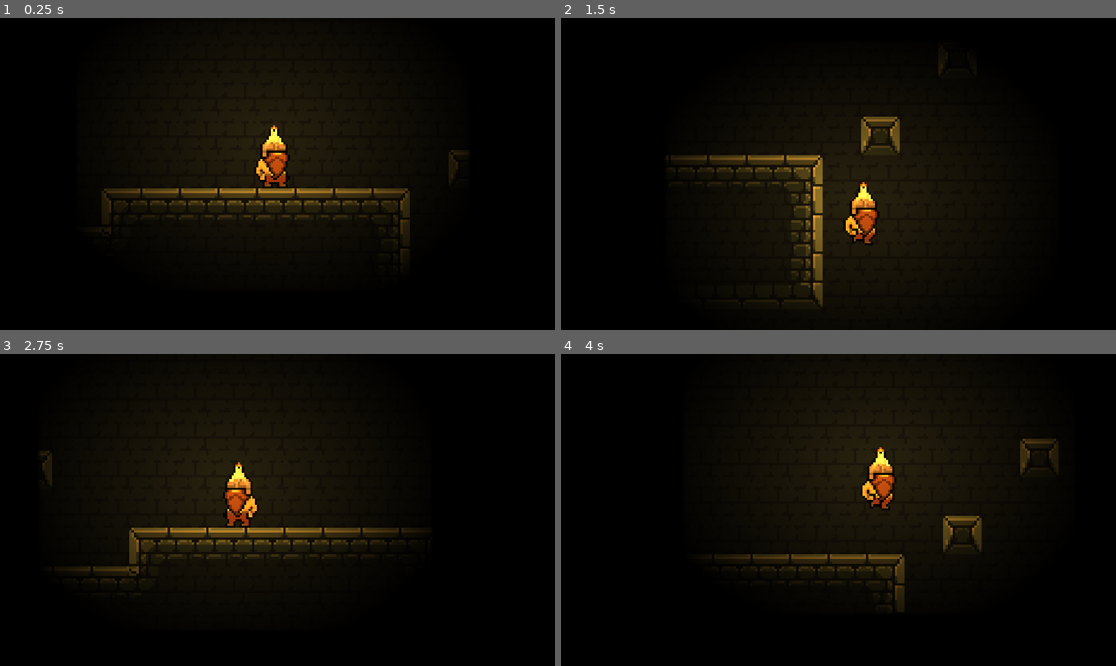
Above: before the commit, frames 1-4 (two rows, left to right).
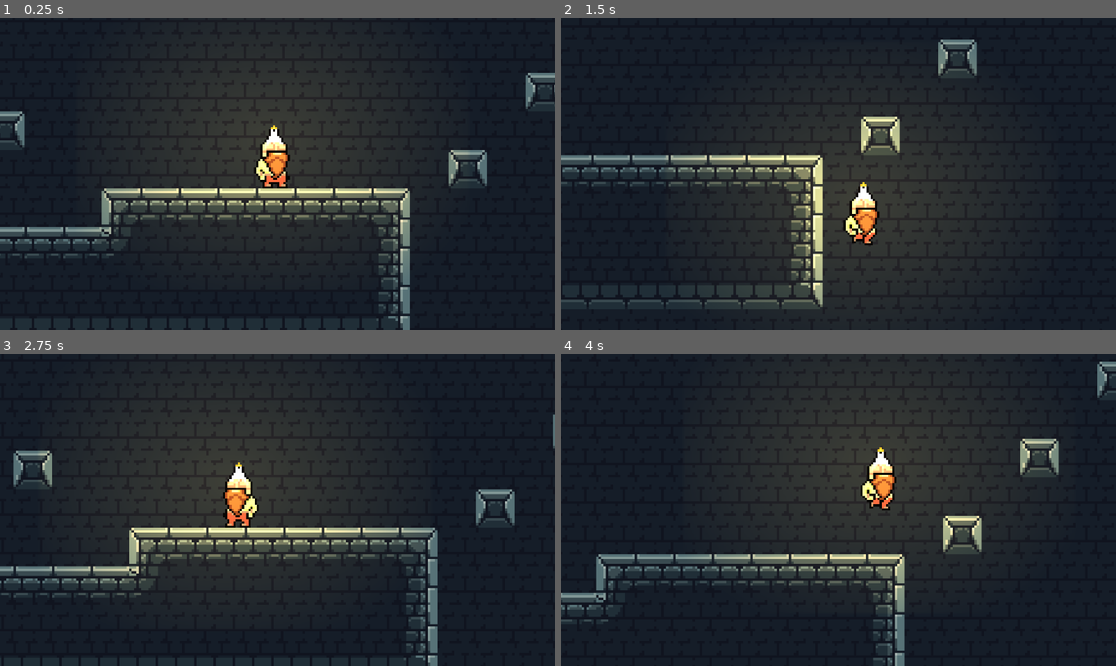
Above: after the commit, the same moments.

Repository: RonanKunkel/nmed_3310_final
Game: Godot game, scene res://scenes/game.tscn
Same seed, same stepped clock (60 frames per second), same inputs: the game is played once before the commit and once after it.
Inputs:
- Up to frame 1 (0.25 s): no input
- Up to frame 2 (1.5 s): tap Enter (ui_accept) at 0.5, 0.77 s; hold Right (ui_right) from 0.53 s (still down)
- Up to frame 3 (2.75 s): tap Enter (ui_accept) at 1.52 s; release Right (ui_right) at 2.03 s; hold Left (ui_left) from 2.03 s (still down)
- Up to frame 4 (4 s): release Left (ui_left) at 2.78 s; hold Right (ui_right) from 2.78 s (still down); tap Enter (ui_accept) at 3.02, 3.77 s

The runs differ from the first frame. In frame 1, 100% of the frame differs, in the area x 0-100%, y 0-100%; in frame 2, 100%; in frame 3, 100%; in frame 4, 100%.

Commit message:
Spike testing

Diff:
--- a/test/scenes/game.tscn
+++ b/test/scenes/game.tscn
@@ -2,6 +2,7 @@
 
 [ext_resource type="Texture2D" uid="uid://eulh2r37hioe" path="res://assets/tilesets/Terrain.png" id="1_lbhrr"]
 [ext_resource type="PackedScene" uid="uid://cgjj2bmatef67" path="res://scenes/player.tscn" id="1_uwrxv"]
+[ext_resource type="Texture2D" uid="uid://calpko210rcse" path="res://assets/sprites/Spike.png" id="2_lbhrr"]
 [ext_resource type="PackedScene" uid="uid://epkpjx4nmts8" path="res://scenes/platform.tscn" id="3_lnu2h"]
 
 [sub_resource type="TileSetAtlasSource" id="TileSetAtlasSource_lnu2h"]
@@ -242,6 +243,124 @@
 [sub_resource type="TileSet" id="TileSet_lbhrr"]
 physics_layer_0/collision_layer = 1
 sources/0 = SubResource("TileSetAtlasSource_lnu2h")
+
+[sub_resource type="AtlasTexture" id="AtlasTexture_iywne"]
+atlas = ExtResource("2_lbhrr")
+region = Rect2(0, 0, 32, 32)
+
+[sub_resource type="AtlasTexture" id="AtlasTexture_p57ef"]
+atlas = ExtResource("2_lbhrr")
+region = Rect2(32, 0, 32, 32)
+
+[sub_resource type="AtlasTexture" id="AtlasTexture_u5sy4"]
+atlas = ExtResource("2_lbhrr")
+region = Rect2(64, 0, 32, 32)
+
+[sub_resource type="AtlasTexture" id="AtlasTexture_gee14"]
+atlas = ExtResource("2_lbhrr")
+region = Rect2(96, 0, 32, 32)
+
+[sub_resource type="AtlasTexture" id="AtlasTexture_0tnpc"]
+atlas = ExtResource("2_lbhrr")
+region = Rect2(128, 0, 32, 32)
+
+[sub_resource type="AtlasTexture" id="AtlasTexture_vtaks"]
+atlas = ExtResource("2_lbhrr")
+region = Rect2(160, 0, 32, 32)
+
+[sub_resource type="AtlasTexture" id="AtlasTexture_kvpfn"]
+atlas = ExtResource("2_lbhrr")
+region = Rect2(128, 0, 32, 32)
+
+[sub_resource type="AtlasTexture" id="AtlasTexture_dinhu"]
+atlas = ExtResource("2_lbhrr")
+region = Rect2(96, 0, 32, 32)
+
+[sub_resource type="AtlasTexture" id="AtlasTexture_kvuet"]
+atlas = ExtResource("2_lbhrr")
+region = Rect2(64, 0, 32, 32)
+
+[sub_resource type="AtlasTexture" id="AtlasTexture_trtic"]
+atlas = ExtResource("2_lbhrr")
+region = Rect2(32, 0, 32, 32)
+
+[sub_resource type="SpriteFrames" id="SpriteFrames_ir15t"]
+animations = [{
+"frames": [{
+"duration": 30.0,
+"texture": SubResource("AtlasTexture_iywne")
+}, {
+"duration": 0.5,
+"texture": SubResource("AtlasTexture_p57ef")
+}, {
+"duration": 0.5,
+"texture": SubResource("AtlasTexture_u5sy4")
+}, {
+"duration": 0.5,
+"texture": SubResource("AtlasTexture_gee14")
+}, {
+"duration": 0.5,
+"texture": SubResource("AtlasTexture_0tnpc")
+}, {
+"duration": 20.0,
+"texture": SubResource("AtlasTexture_vtaks")
+}, {
+"duration": 0.5,
+"texture": SubResource("AtlasTexture_kvpfn")
+}, {
+"duration": 0.5,
+"texture": SubResource("AtlasTexture_dinhu")
+}, {
+"duration": 0.5,
+"texture": SubResource("AtlasTexture_kvuet")
+}, {
+"duration": 0.5,
+"texture": SubResource("AtlasTexture_trtic")
+}],
+"loop": true,
+"name": &"Spike Type Shit",
+"speed": 15.0
+}]
+
+[sub_resource type="RectangleShape2D" id="RectangleShape2D_lbhrr"]
+size = Vector2(32, 5.5)
+
+[sub_resource type="Animation" id="Animation_iywne"]
+length = 0.001
+tracks/0/type = "value"
+tracks/0/imported = false
+tracks/0/enabled = true
+tracks/0/path = NodePath(".:position")
+tracks/0/interp = 1
+tracks/0/loop_wrap = true
+tracks/0/keys = {
+"times": PackedFloat32Array(0),
+"transitions": PackedFloat32Array(1),
+"update": 0,
+"values": [Vector2(0, 20)]
+}
+
+[sub_resource type="Animation" id="Animation_p57ef"]
+resource_name = "Spike Kill Box"
+length = 5.0
+tracks/0/type = "value"
+tracks/0/imported = false
+tracks/0/enabled = true
+tracks/0/path = NodePath(".:position")
+tracks/0/interp = 1
+tracks/0/loop_wrap = true
+tracks/0/keys = {
+"times": PackedFloat32Array(0, 5),
+"transitions": PackedFloat32Array(1, 1),
+"update": 0,
+"values": [Vector2(0, 20), Vector2(0, -13)]
+}
+
+[sub_resource type="AnimationLibrary" id="AnimationLibrary_u5sy4"]
+_data = {
+&"RESET": SubResource("Animation_iywne"),
+&"Spike Kill Box": SubResource("Animation_p57ef")
+}
 
 [sub_resource type="Gradient" id="Gradient_lnu2h"]
 colors = PackedColorArray(1, 1, 1, 1, 0, 0, 0, 1)
@@ -3380,6 +3499,21 @@
 format = 2
 layer_0/tile_data = PackedInt32Array(65534, 0, 0, 65535, 65536, 0, 0, 65536, 0, 1, 65536, 0, 2, 65536, 0, 3, 65536, 0,  …(13401 unchanged characters)…
 
+[node name="Spike Trap" type="AnimatedSprite2D" parent="TileMap" unique_id=526565003]
+position = Vector2(0, -16)
+sprite_frames = SubResource("SpriteFrames_ir15t")
+animation = &"Spike Type Shit"
+frame_progress = 0.31470853
+
+[node name="Area2D" type="Area2D" parent="TileMap/Spike Trap" unique_id=450443660]
+
+[node name="CollisionShape2D" type="CollisionShape2D" parent="TileMap/Spike Trap/Area2D" unique_id=959712584]
+position = Vector2(0, 20)
+shape = SubResource("RectangleShape2D_lbhrr")
+
+[node name="AnimationPlayer" type="AnimationPlayer" parent="TileMap/Spike Trap/Area2D/CollisionShape2D" unique_id=69856879]
+libraries/ = SubResource("AnimationLibrary_u5sy4")
+
 [node name="player" parent="." unique_id=493953437 instance=ExtResource("1_uwrxv")]
 position = Vector2(40, 0)
 
@@ -3423,6 +3557,7 @@
 centered = false
 
 [node name="CanvasModulate" type="CanvasModulate" parent="." unique_id=814198355]
+visible = false
 color = Color(0, 0, 0, 1)
 
 [node name="TileMap2" type="TileMap" parent="." unique_id=1732071383]
Binary file added: test/assets/sprites/Spike.png
Not shown, added: test/assets/sprites/Spike.png.import
Not shown, added: aseprite_files/Spike.aseprite
Not shown, added: aseprite_files/Spike.png
Not shown, changed: aseprite_files/Template.aseprite
